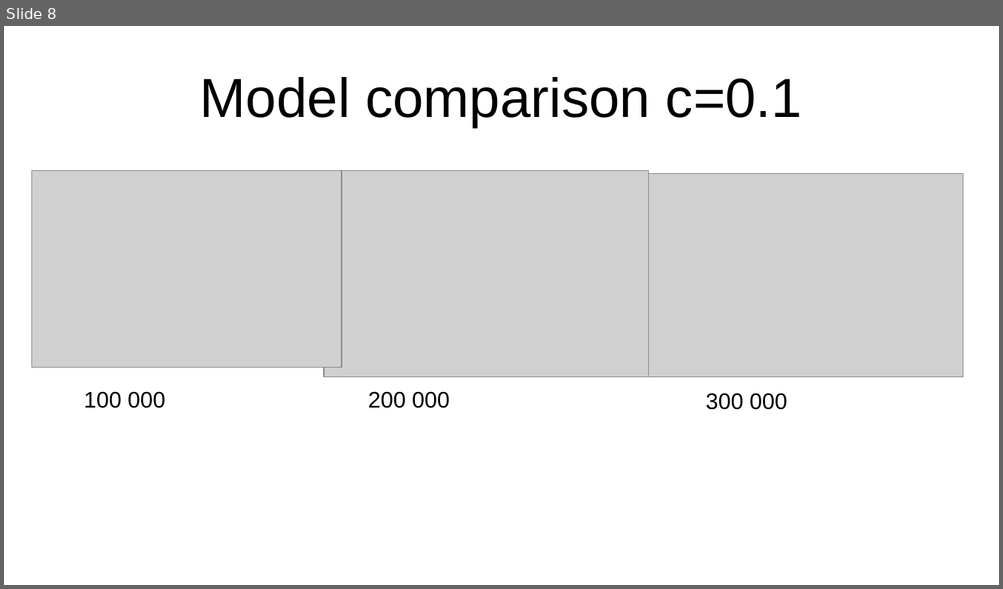
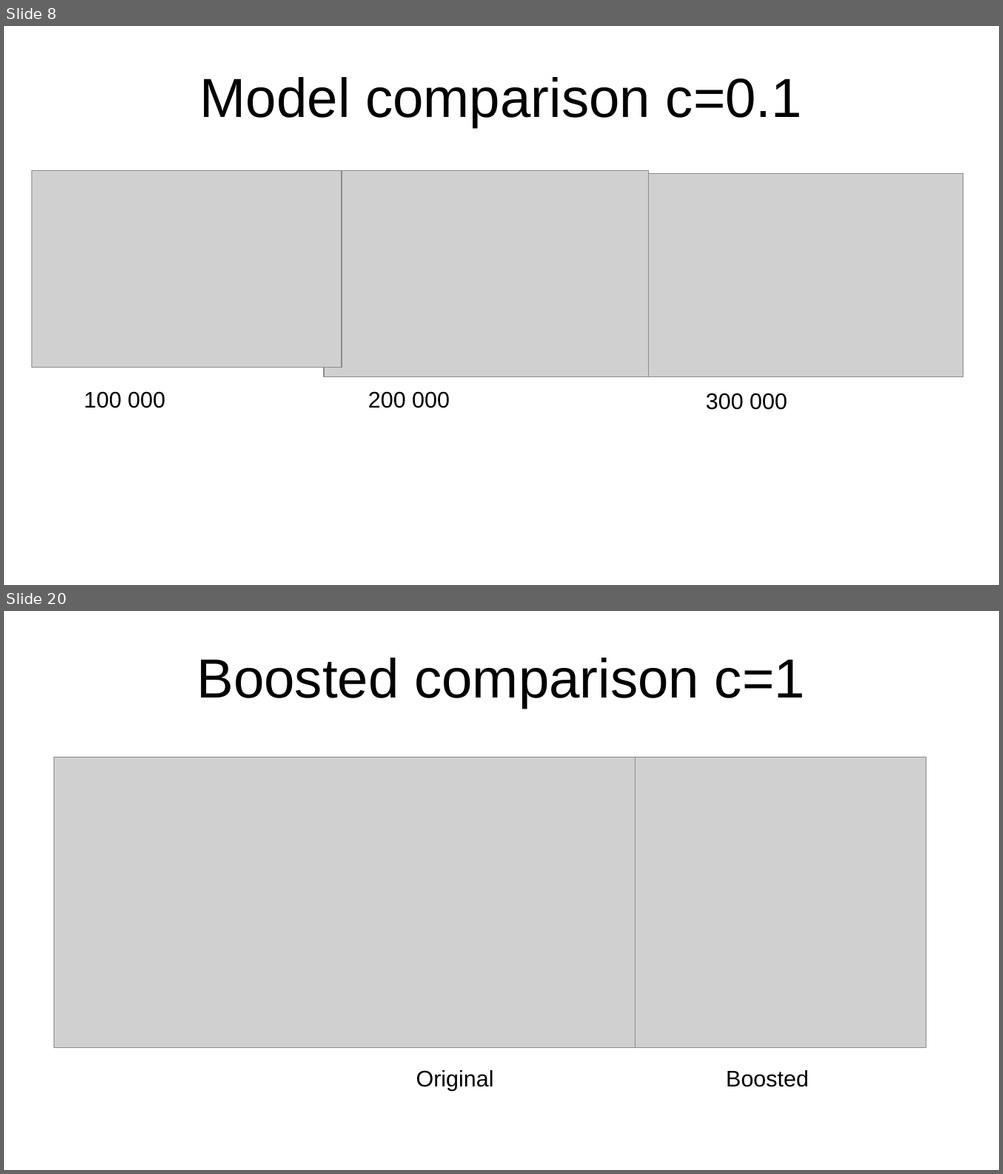
Before and after one commit to woutervdw2/curiosity_driven_fairness, a slide deck: ppo_lending_overview.pptx. Shown one above the other, each under a label of ours: slide 8 before the commit, slides 8 and 20 after it; the slides between them are not shown. The pictures are 1003x589 and 1003x1174 pixels, drawn with LibreOffice and Linux fonts; fonts in the diff are those of the drawing; grey boxes stand for pictures. Boxes give left, top, right and bottom in pixels: in the first picture for what was removed or moved away, otherwise in the second. Text is boxed around its words. In the diff, an @@ line names an element or a change of style, - is before the commit and + after.

```diff
--- a/ppo_lending_overview.pptx
+++ b/ppo_lending_overview.pptx
@@ slide 20 added at (x1=4, y1=611, x2=999, y2=1170), background #FFFFFF @@
@@ title added at (x1=197, y1=658, x2=805, y2=708), 44 pt, text #000000 @@
+Boosted comparison c=1
@@ picture added at (x1=54, y1=758, x2=635, y2=1048) @@
@@ picture added at (x1=344, y1=758, x2=925, y2=1048) @@
@@ text added at (x1=416, y1=1071, x2=494, y2=1091), 18 pt, text #000000 @@
+Original
@@ text added at (x1=726, y1=1071, x2=808, y2=1088), 18 pt, text #000000 @@
+Boosted
```
Also in this commit, not shown: 7 slides changed, 13 other slides added.
